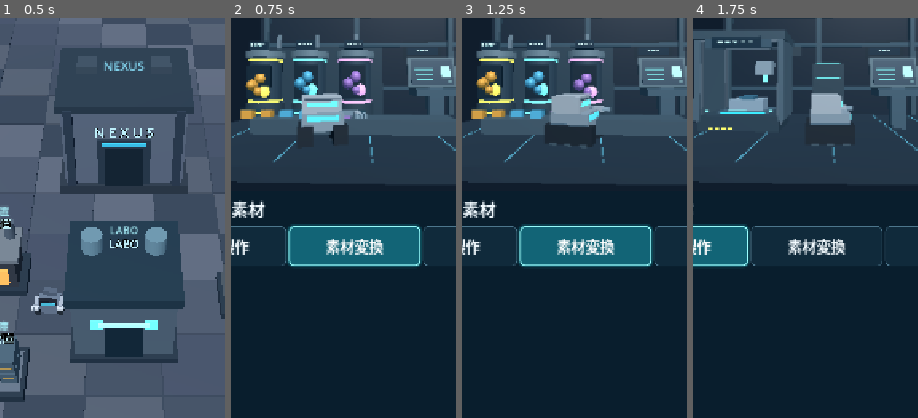
Above: before the commit, frames 1-4 (left to right).
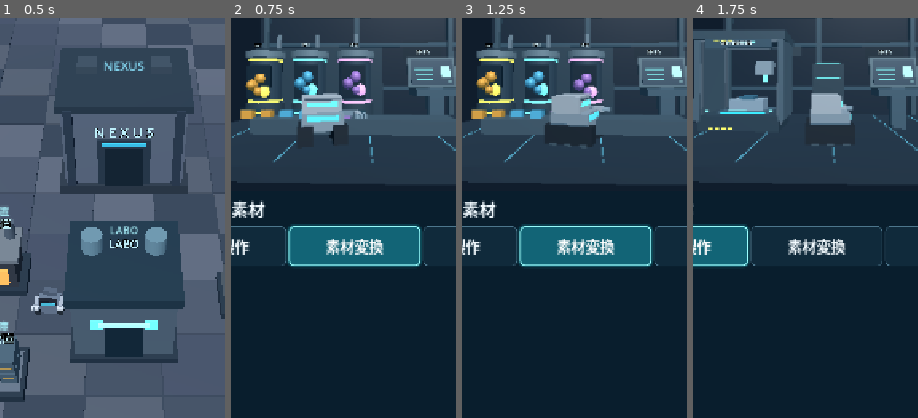
Above: after the commit, the same moments.

Repository: shejklgaia-png/-
Game: Godot game, scene res://scenes/base_exploration.tscn
Two runs of this game, one before a commit and one after it. Both use one fixed random seed, a clock stepped at 60 frames per second and the inputs below.
Inputs (mouse positions are % of the whole screen's width and height, from its top left):
- Up to frame 1 (0.5 s): no input
- Up to frame 2 (0.75 s): tap Enter at 0.5 s; move the mouse to (72, 45) at 0.52 s; hold Right (ui_right) from 0.53 s (still down); tap G at 0.6 s; click (72, 45) at 0.67 s
- Up to frame 3 (1.25 s): keep holding Right (ui_right); tap Space at 0.77 s
- Up to frame 4 (1.75 s): release Right (ui_right) at 1.25 s; click "装備製作" at 1.25 s
The pictures show only the part of the screen within x 22-72%, y 11-61%; the shares and areas given below are measured in that part.

Frame 1 is identical in both runs. In frame 2, 0.3% of the frame differs, in the area x 8-89%, y 5-10%; in frame 3, 0.3%; in frame 4, 0.6%, in the area x 8-89%, y 4-10%.
Error in both runs: Invalid call. Nonexistent function 'get_child_index' in base 'VBoxContainer'. (res://scripts/base_facility_system.gd:435)

Commit message:
fix(labo): restore true reference typography and 3D sign text; verify supported Godot child index API

Diff:
--- a/scripts/labo_hero_stage.gd
+++ b/scripts/labo_hero_stage.gd
@@ -1,4 +1,5 @@
 extends Node3D
+const LaboSkin = preload("res://scripts/sera_labo_round_skin.gd")
 ## Shared LABO / converter / warehouse hero. Real low-poly 3D, no imported image.
 ## All parts are generated once; no physics, navigation or per-frame allocations.
 var crate: Node3D
@@ -46,23 +47,17 @@
 # The concept art uses restrained illuminated industrial signage, not flat
 # UI sprites. These labels live in the same low-resolution 3D stage.
 func _sign(parent: Node3D, caption: String, at: Vector3,
-        size: int = 42) -> Node3D:
-    # Draw an emissive sign-like readout from static boxes. Label3D+SystemFont
-    # can stall Linux software OpenGL when the entire scene is rasterized for
-    # CI screenshots. Keep the industrial silhouette with no glyph atlas cost.
-    var group := Node3D.new()
-    group.name = "IndustrialSign_" + caption.replace(" ", "_")
-    group.position = at
-    parent.add_child(group)
-    var plate_width: float = 1.24 if size >= 36 else 0.60
-    _block(group, "ReadoutPlate", Vector3.ZERO,
-        Vector3(plate_width, 0.28, 0.035), Color("#153448"))
-    for i in range(mini(caption.length(), 5)):
-        _block(group, "ReadoutSegment", Vector3(
-            -plate_width*0.32 + float(i)*plate_width*0.155, 0.01, 0.03),
-            Vector3(plate_width*0.085, 0.045, 0.01),
-            Color("#8be4f3"), true)
-    return group
+        size: int = 42) -> Label3D:
+    var label := Label3D.new()
+    label.name = "IndustrialSign_" + caption.replace(" ", "_")
+    label.text = caption
+    label.font = LaboSkin.title_font()
+    label.font_size = size
+    label.pixel_size = 0.0035
+    label.modulate = Color("#ddf8ff")
+    label.position = at
+    parent.add_child(label)
+    return label
 
 func _build_room() -> void:
     _block(self, "Floor", Vector3(0, -0.15, -0.6),
